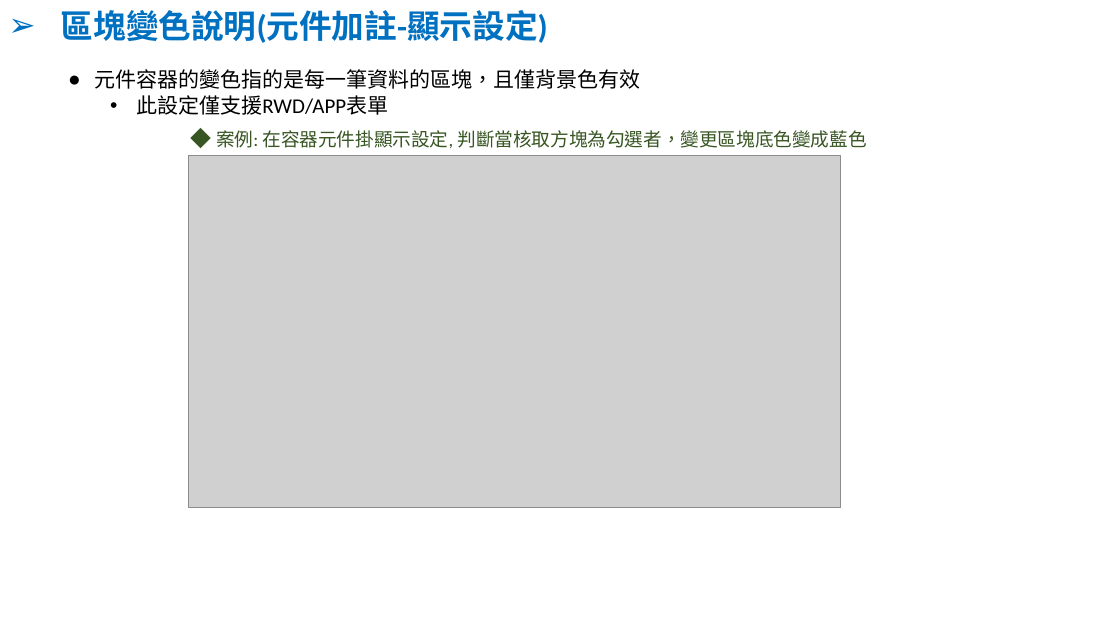
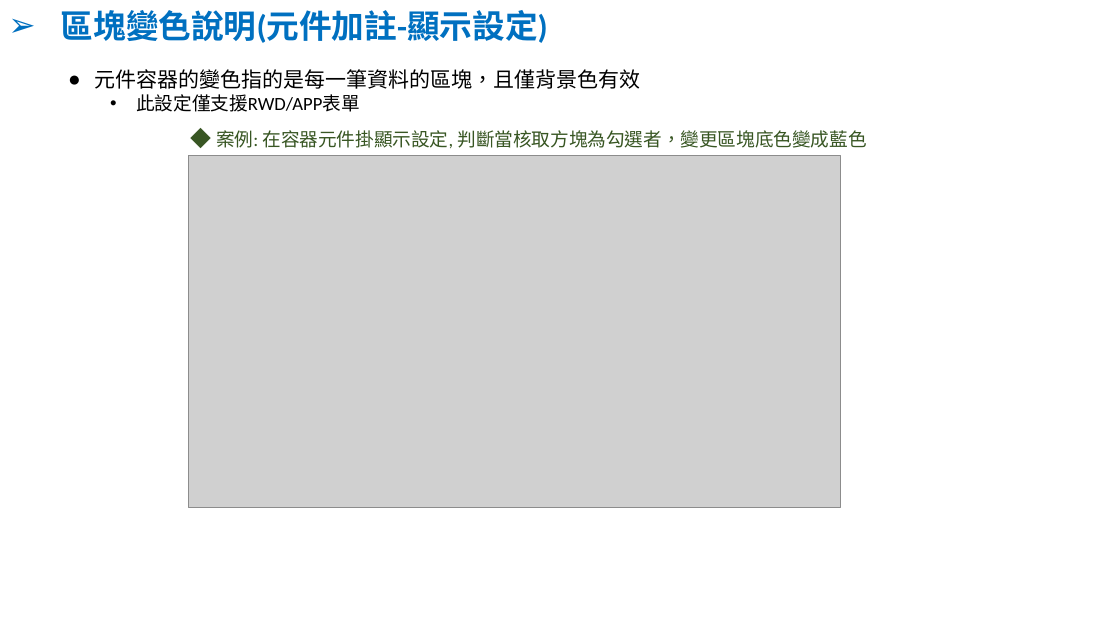
Before and after one commit to ArcareRD/eco, a slide deck: slide 10 of RELEASE/Doc/更新功能說明(8.10.1.0).pptx. Drawn at 1120x630 pixels with LibreOffice and Linux fonts; fonts in the diff are those of the drawing; grey boxes stand for pictures; background and template pictures are left out. Boxes give left, top, right and bottom in pixels: in the first picture for what was removed or moved away, otherwise in the second. Text is boxed around its words. In the diff, an @@ line names an element or a change of style, - is before the commit and + after.

```diff
--- a/RELEASE/Doc/更新功能說明(8.10.1.0).pptx
+++ b/RELEASE/Doc/更新功能說明(8.10.1.0).pptx
@@ text at bbox=[136, 94, 359, 112]: size 18 to 16 pt in "此設定僅支援RWD/APP表單" @@
```
Also in this commit, not shown: 4 other slides changed, 4 other files.
